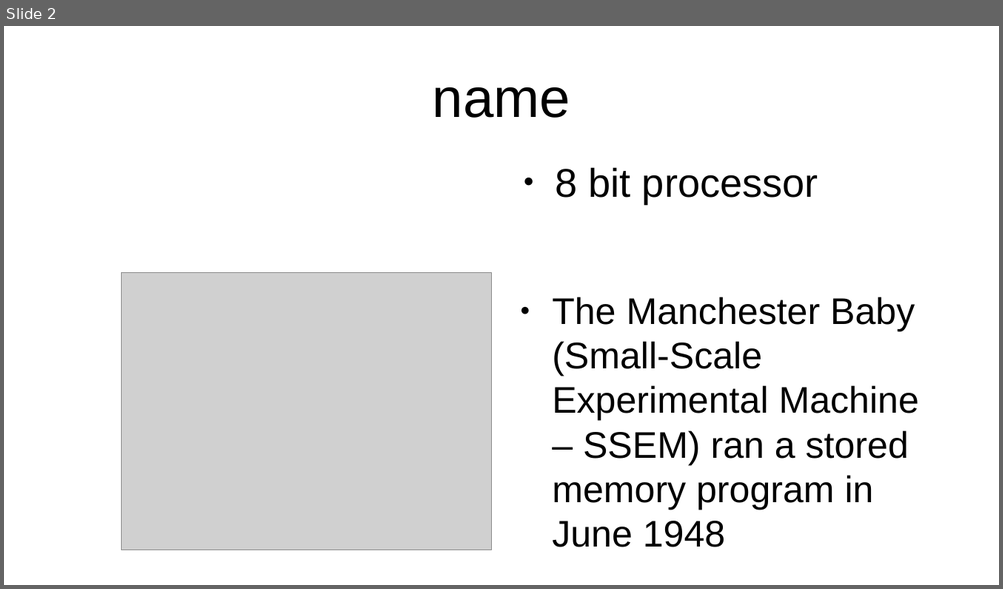
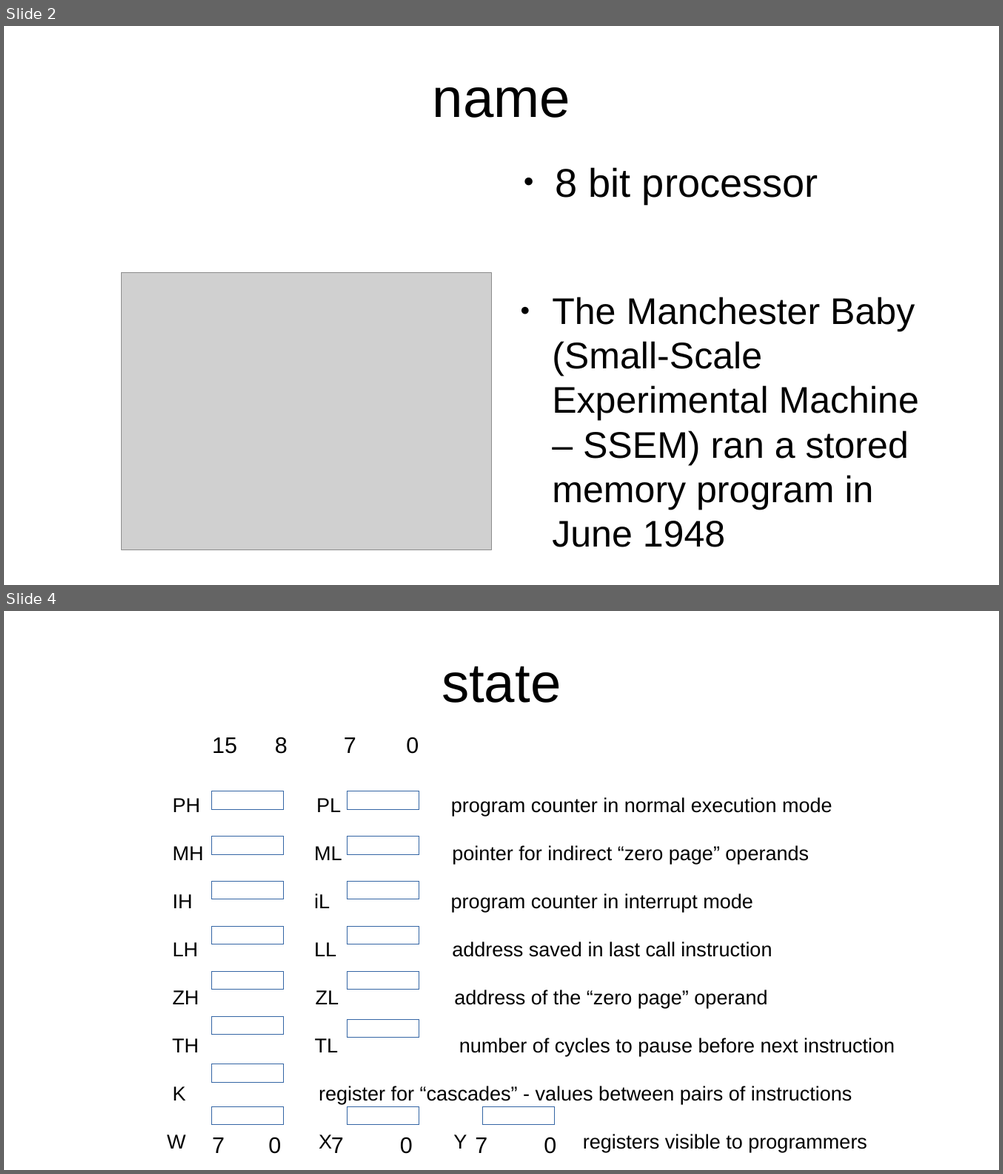
Before and after one commit to jeceljr/baby8, a slide deck: doc/baby8.odp. Shown one above the other, each under a label of ours: slide 2 before the commit, slides 2 and 4 after it; the slides between them are not shown. The pictures are 1003x589 and 1003x1174 pixels, drawn with LibreOffice and Linux fonts; fonts in the diff are those of the drawing; grey boxes stand for pictures. Boxes give left, top, right and bottom in pixels: in the first picture for what was removed or moved away, otherwise in the second. Text is boxed around its words. In the diff, an @@ line names an element or a change of style, - is before the commit and + after.

```diff
--- a/doc/baby8.odp
+++ b/doc/baby8.odp
@@ slide 4 added at <box>4,611,999,1170</box>, background #FFFFFF @@
@@ title added at <box>441,667,560,703</box>, 44 pt, text #000000 @@
+state
@@ text added at <box>212,737,418,754</box>, 18 pt, text #000000 @@
+15 8 7 0
@@ text added at <box>167,797,894,1153</box>, 16 pt, text #000000 @@
+PH PL program counter in normal execution mode
+MH ML pointer for indirect “zero page” operands
+IH iL program counter in interrupt mode
+LH LL address saved in last call instruction
+ZH ZL address of the “zero page” operand
+TH TL number of cycles to pause before next instruction
+K register for “cascades” - values between pairs of instructions
+W X Y registers visible to programmers
@@ rectangle added at <box>212,792,284,809</box>, outline #3465A4 0 pt @@
@@ rectangle added at <box>347,792,419,809</box>, outline #3465A4 0 pt @@
@@ rectangle added at <box>212,837,284,854</box>, outline #3465A4 0 pt @@
@@ rectangle added at <box>347,837,419,854</box>, outline #3465A4 0 pt @@
@@ rectangle added at <box>212,882,284,900</box>, outline #3465A4 0 pt @@
@@ rectangle added at <box>347,882,419,900</box>, outline #3465A4 0 pt @@
@@ rectangle added at <box>212,927,284,945</box>, outline #3465A4 0 pt @@
@@ rectangle added at <box>347,927,419,945</box>, outline #3465A4 0 pt @@
@@ rectangle added at <box>212,972,284,990</box>, outline #3465A4 0 pt @@
@@ rectangle added at <box>347,972,419,990</box>, outline #3465A4 0 pt @@
@@ rectangle added at <box>212,1017,284,1035</box>, outline #3465A4 0 pt @@
@@ rectangle added at <box>347,1019,419,1038</box>, outline #3465A4 0 pt @@
@@ rectangle added at <box>212,1065,284,1083</box>, outline #3465A4 0 pt @@
@@ rectangle added at <box>212,1108,284,1125</box>, outline #3465A4 0 pt @@
@@ rectangle added at <box>347,1108,419,1125</box>, outline #3465A4 0 pt @@
@@ rectangle added at <box>482,1108,555,1125</box>, outline #3465A4 0 pt @@
@@ text added at <box>212,1137,556,1154</box>, 18 pt, text #000000 @@
+7 0 7 0 7 0
```
Also in this commit, not shown: 5 slides changed, 3 other files.
